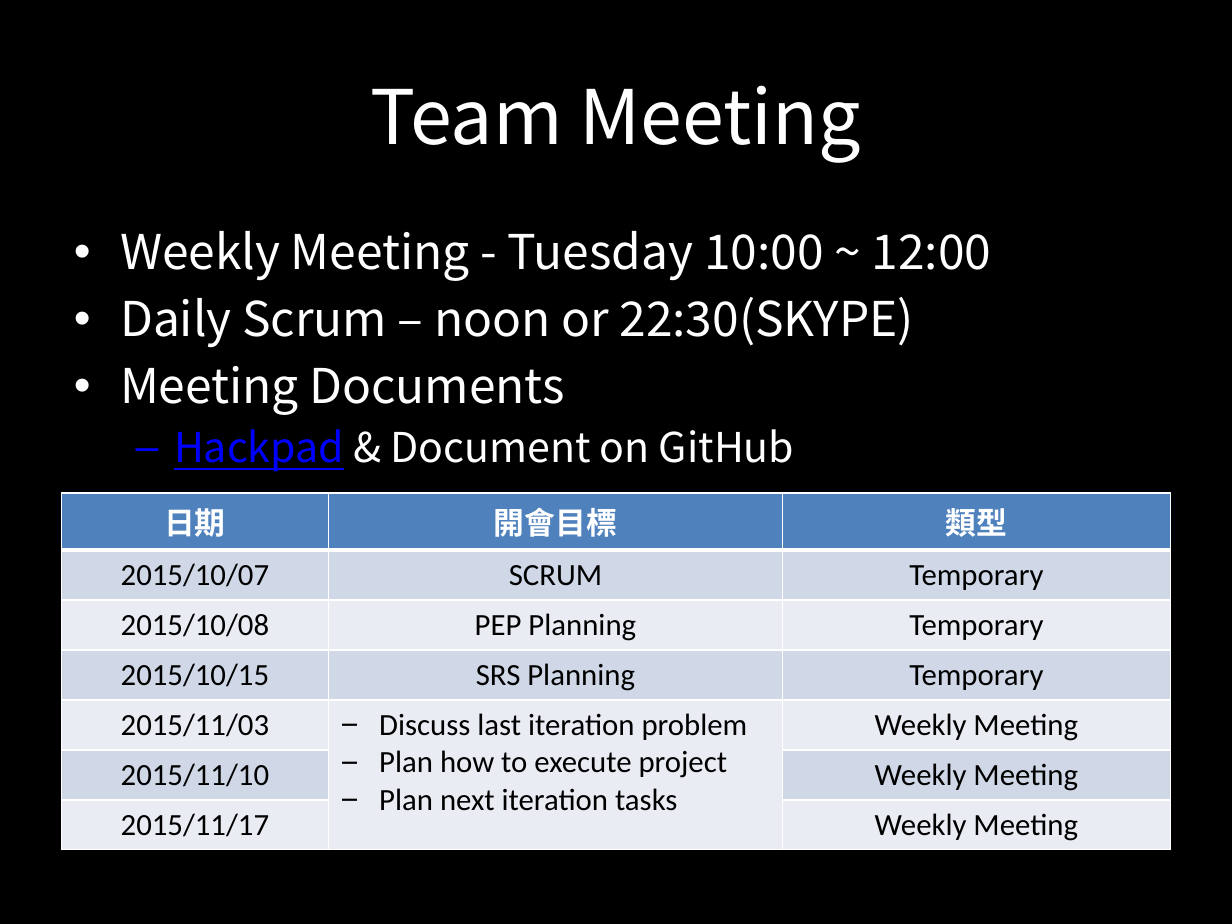
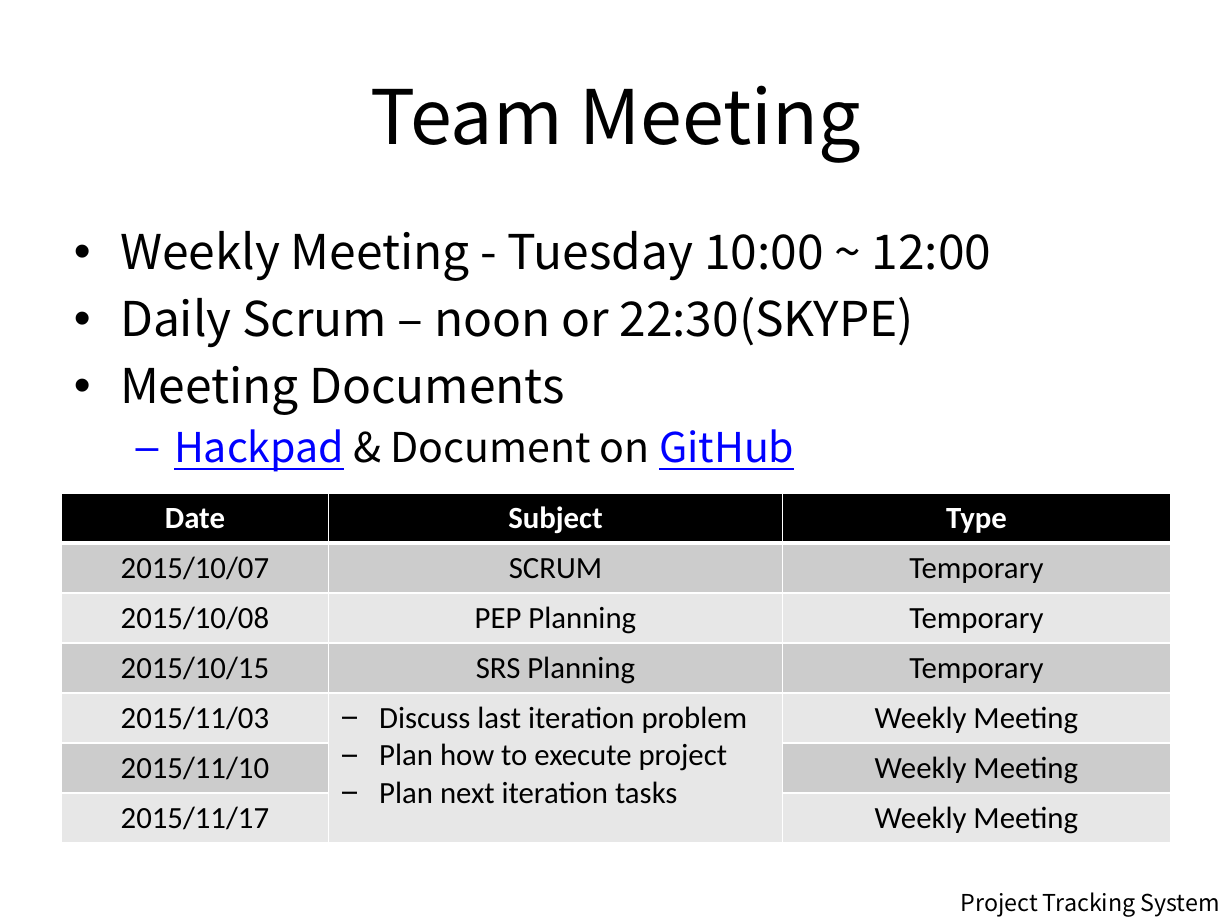
Before and after one commit to LutherTsaiTW/2015SoftwareEngineering, a slide deck: slide 5 of Phase01_Doc/Presentation/Presentation_20151117.pptx (slide 4 before the commit). Drawn at 1232x924 pixels with LibreOffice and Linux fonts; fonts in the diff are those of the drawing. Boxes give left, top, right and bottom in pixels: in the first picture for what was removed or moved away, otherwise in the second. Text is boxed around its words. In the diff, an @@ line names an element or a change of style, - is before the commit and + after.

```diff
--- a/Phase01_Doc/Presentation/Presentation_20151117.pptx
+++ b/Phase01_Doc/Presentation/Presentation_20151117.pptx
@@ background #000000 to #FFFFFF @@
@@ title "Team Meeting" at (371,85,861,163): text colour #FFFFFF to #000000 @@
@@ text "Weekly Meeting - Tuesday 10:00 ..." at (120,231,992,472): text colour #FFFFFF to #000000 in "Weekly Meeting - Tuesday 10:00 ~ 12:00", "Daily Scrum – noon or 22:30(SKYPE)", "Meeting Documents", "& Document on"; text colour #FFFFFF to #0000FF, underline on in "GitHub" @@
@@ table at (62,493,1172,843) @@
-row 1: 日期 | 開會目標 | 類型
+row 1: Date | Subject | Type
@@ fill #4F81BD to #000000 in row 1 @@
@@ fill #D0D8E8 to #CCCCCC in 8 cells @@
@@ fill #E9EDF4 to #E7E7E7 in 8 cells @@
@@ text added at (961,892,1220,917), 13.6 pt, text #000000 @@
+Project Tracking System
```
Also in this commit, not shown: 6 other slides changed, 2 slides added, 1 slide removed, 2 other files.
